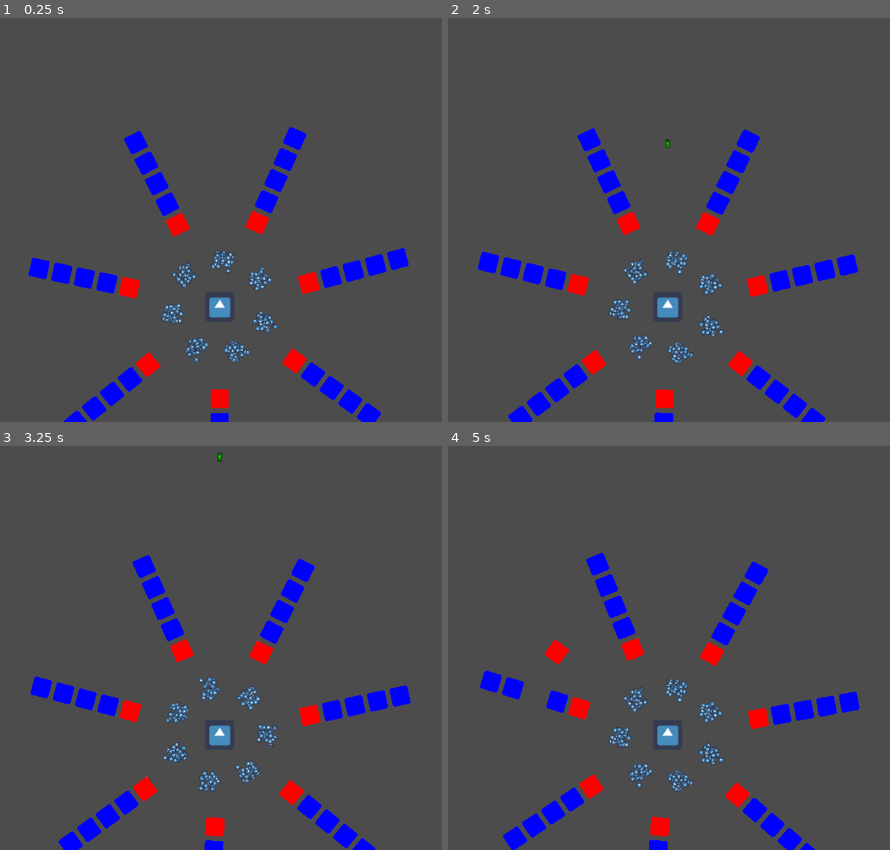
Above: before the commit, frames 1-4 (two rows, left to right).
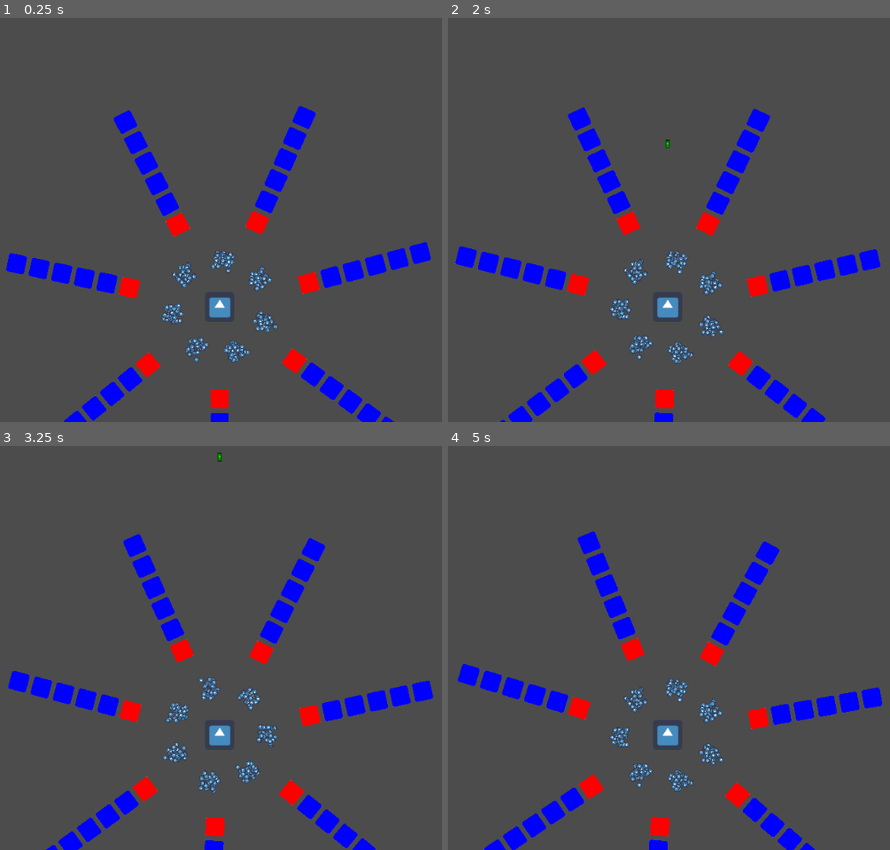
Above: after the commit, the same moments.

Repository: jlunesc/invaders
Game: Godot game, scene res://Scenes/Main.tscn
Same seed, same stepped clock (60 frames per second), same inputs: the game is played once before the commit and once after it. The engine's default icon, where the game draws it, is replaced by a stand-in: a white triangle on a blue panel in a dark square.
Inputs:
- Up to frame 1 (0.25 s): no input
- Up to frame 2 (2 s): tap Enter at 0.5 s; hold W (block_turn_right) 0.53-1.28 s; tap Space (shoot) at 0.6, 1.35 s; hold S (block_turn_left) from 1.28 s (still down)
- Up to frame 3 (3.25 s): release S (block_turn_left) at 2.03 s; hold W (block_turn_right) from 2.03 s (still down); tap Space (shoot) at 2.1, 2.85 s
- Up to frame 4 (5 s): release W (block_turn_right) at 3.53 s; hold S (block_turn_left) from 3.53 s (still down); tap Space (shoot) at 3.6, 4.35 s

The runs differ from the first frame. In frame 1, 0.8% of the frame differs, in the area x 1-98%, y 21-100%; in frame 2, 0.8%; in frame 3, 0.9%; in frame 4, 1.4%, in the area x 2-99%, y 21-100%.

Commit message:
Add health player feature

Diff:
--- a/Scripts/Main.gd
+++ b/Scripts/Main.gd
@@ -28,7 +28,7 @@
 
 	var d = 200
 	var number_invaders = 7
-	var number_rows = 5
+	var number_rows = 6
 	_add_invaders(d, number_invaders, number_rows) 	# placement of the invaders
 
 	var d1 = 100
--- a/Scripts/Player.gd
+++ b/Scripts/Player.gd
@@ -5,11 +5,17 @@
 export var velocity = 0
 export var turning = 2.0
 
-var amo = 3
+var amo = 4
 var _timer_amo
 var can_shoot = true
 
+var health_max = 5
+var health = health_max
+var health_incr = 0.05
+var damage = 0.75
+
 func _process(delta):
+	_recover_health(delta)
 	if Input.is_action_pressed("turn_left"):
 		rotation -= turning * delta
 	if Input.is_action_pressed("turn_right"):
@@ -45,5 +51,13 @@
 		$SoundFxs/reloaded.play()
 
 func _get_damage():
+	health -= damage
 	get_tree().get_current_scene().get_node('SoundFxs/impact_player').play()
 	$Camera2D.shake(0.75, 150, 7.5)
+	if health <= 0:
+		pass
+		# get_tree().reload_current_scene()
+
+func _recover_health(delta):
+	if health < health_max:
+		health += health_incr*delta
